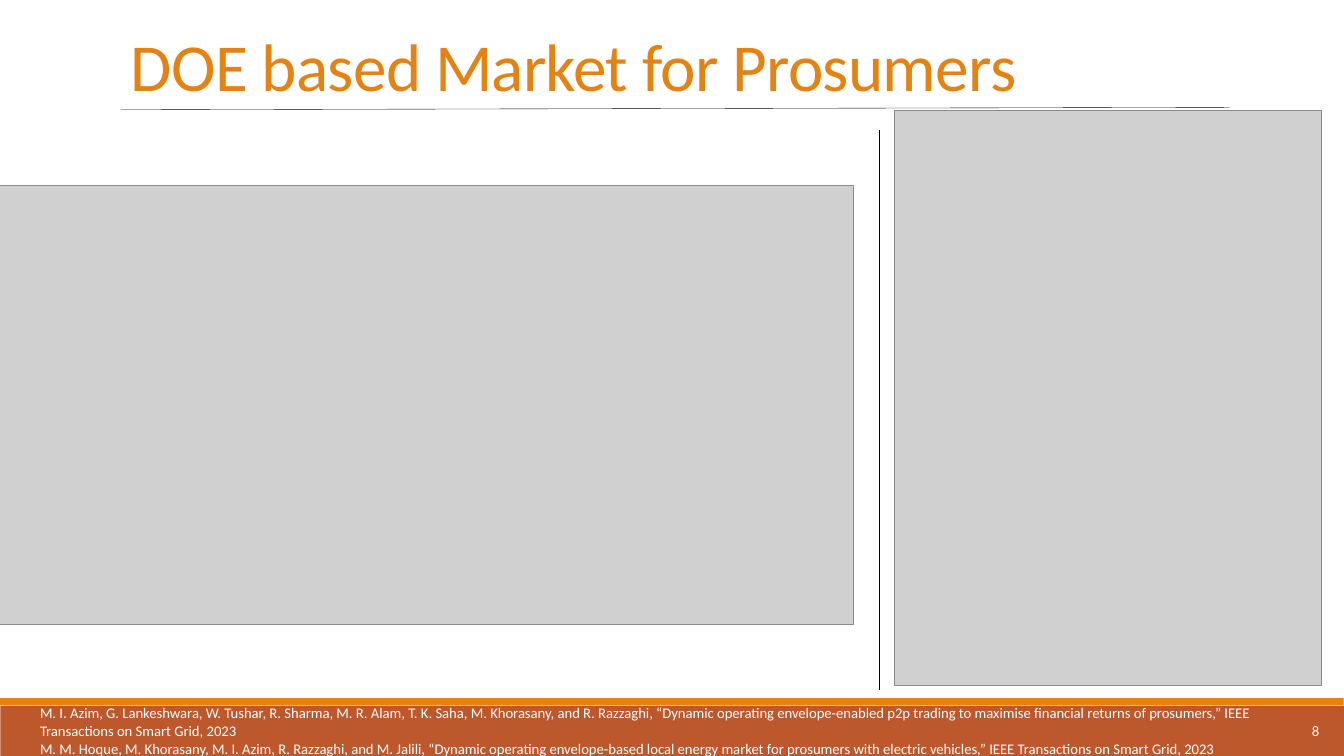
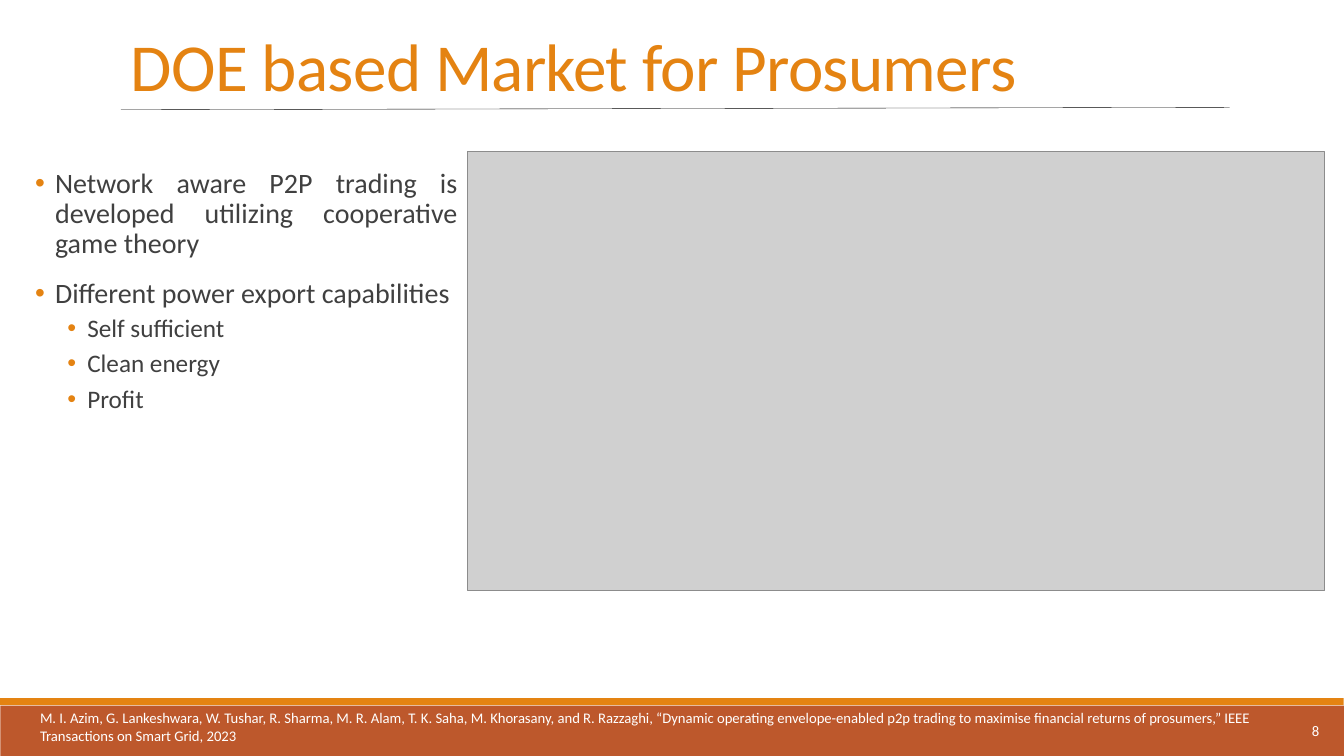
Before and after one commit to athuljosep/Power_System_Analysis, a slide deck: slide 8 of Seminar/Dynamic Operating Envelope.pptx. Drawn at 1344x756 pixels with LibreOffice and Linux fonts; fonts in the diff are those of the drawing; grey boxes stand for pictures. Boxes give left, top, right and bottom in pixels: in the first picture for what was removed or moved away, otherwise in the second. Text is boxed around its words. In the diff, an @@ line names an element or a change of style, - is before the commit and + after.

```diff
--- a/Seminar/Dynamic Operating Envelope.pptx
+++ b/Seminar/Dynamic Operating Envelope.pptx
@@ picture removed at (894,111,1322,686) @@
@@ line removed from (879, 690) to (879, 130) @@
@@ text added at (55,173,457,408), 20 pt, text #404040 @@
+• Network aware P2P trading is developed utilizing cooperative game theory
+• Different power export capabilities
+  • Self sufficient
+  • Clean energy
+  • Profit
@@ picture: place and size @@
-picture at (0,186,854,625)
+picture at (468,152,1326,592)
@@ text at (40,743,1214,756): paragraph removed @@
-M. M. Hoque, M. Khorasany, M. I. Azim, R. Razzaghi, and M. Jalili, “Dynamic operating envelope-based local energy market for prosumers with electric vehicles,” IEEE Transactions on Smart Grid, 2023
```
Also in this commit, not shown: 7 other slides changed, 1 slide added.
